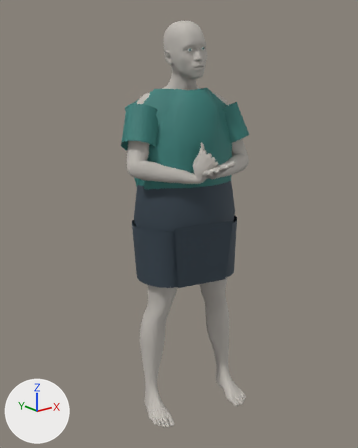
An edit to the Blender file blender/working/signs/S004/S004.blend, drawn before and after from the same camera.
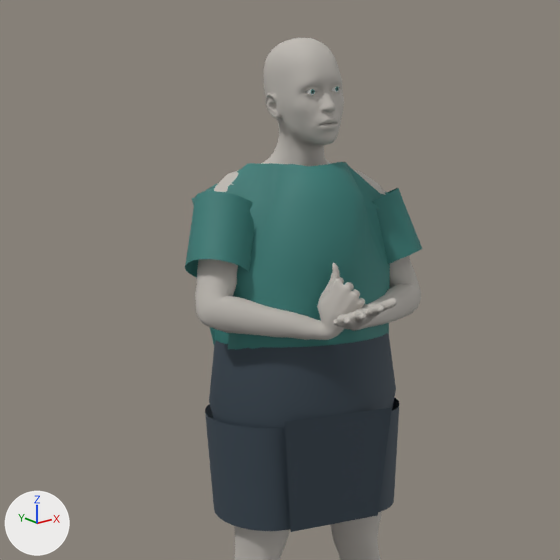
Old and new are each drawn whole from a 50 mm camera at (-1.295, -1.561, 1.483) aimed at (-0.051, -0.005, 0.86) and again close up on the part from 6% to 90% of the width and 0% to 68% of the height. Every picture has the same lights, and +X, +Y and +Z are marked at lower left. The last two pictures show the newer version. Both versions are drawn at frame 25 of the action 'S004_MAIN'; the numbers are the values there.

Objects in the first close-up: 'EDU_NeutralShorts', 'EDU_NeutralTop', 'Human'.
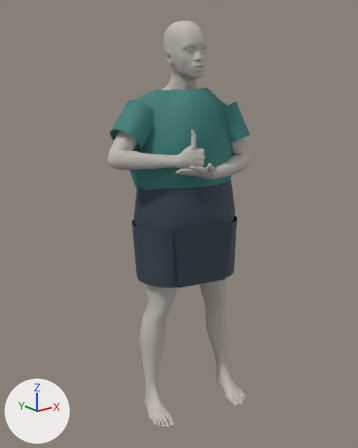
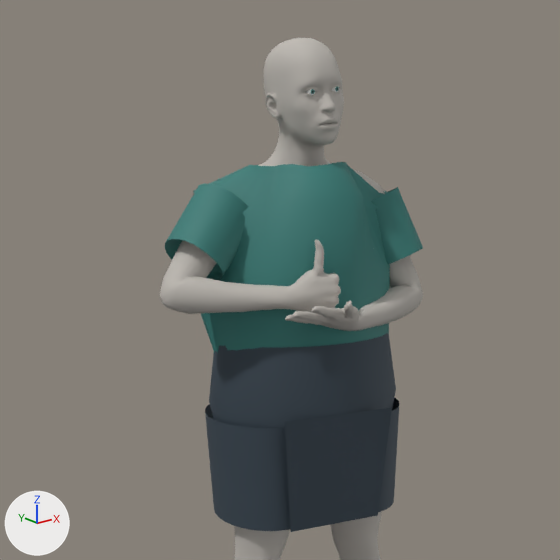
Location of each change, [x1, y1, x2, y2] in pixels of the close-ups (560 x 560 px):
'EDU_NeutralTop', posed (8% wider)
    before: [185, 162, 423, 350]
    after: [165, 162, 423, 353]
'Human', posed
    before: [195, 38, 421, 560]
    after: [160, 38, 423, 560]
bone 'upperarm01.L', root to tip
    before: (367, 201) to (379, 230)
    after: (367, 201) to (380, 230)
bone 'lowerarm01.L', root to tip
    before: (409, 298) to (382, 310)
    after: (411, 298) to (382, 310)
bone 'lowerarm02.L', root to tip
    before: (382, 310) to (352, 321)
    after: (382, 310) to (351, 322)
bone 'wrist.L', root to tip
    before: (352, 321) to (356, 320)
    after: (351, 322) to (344, 320)
bone 'upperarm01.R', root to tip
    before: (228, 206) to (223, 237)
    after: (228, 206) to (212, 232)
bone 'lowerarm01.R', root to tip
    before: (212, 313) to (268, 322)
    after: (173, 296) to (231, 298)
bone 'wrist.R', root to tip
    before: (326, 329) to (331, 315)
    after: (290, 297) to (305, 293)
bone 'finger1-1.R', root to tip
    before: (324, 308) to (327, 293)
    after: (306, 283) to (316, 271)
bone 'finger1-2.R', root to tip
    before: (327, 293) to (332, 277)
    after: (316, 271) to (317, 254)

What the commit changed:
Bone 'upperarm01.L' (bone_upperarm01_l) turns from (29, 60, 3) to (33, 61, 7) degrees about its own x, y and z.
Bone 'lowerarm01.L' (bone_lowerarm01_l) turns from (50, 0, 0) to (54, -19, -24) degrees about its own x, y and z.
Bone 'lowerarm02.L' (bone_lowerarm02_l) turns from (0, 14, 0) to (0, -41, 0) degrees about its own x, y and z.
Bone 'wrist.L' (bone_wrist_l) turns from (67, -109, -6) to (9, -31, -8) degrees about its own x, y and z.
Bone 'upperarm01.R' (bone_upperarm01_r) turns from (37, -58, -10) to (26, -51, -20) degrees about its own x, y and z.
Bone 'lowerarm01.R' (bone_lowerarm01_r) turns from (45, 0, 0) to (73, 3, 11) degrees about its own x, y and z.
Bone 'wrist.R' (bone_wrist_r) turns from (63, 14, -20) to (4, 12, 1) degrees about its own x, y and z.
Bone 'finger1-1.R' (bone_finger1_1_r) turns from (22, -7, 35) to (-9, 4, 45) degrees about its own x, y and z.
Bone 'finger1-2.R' (bone_finger1_2_r) turns from (-7, 0, -6) to (-39, -14, -38) degrees about its own x, y and z.
